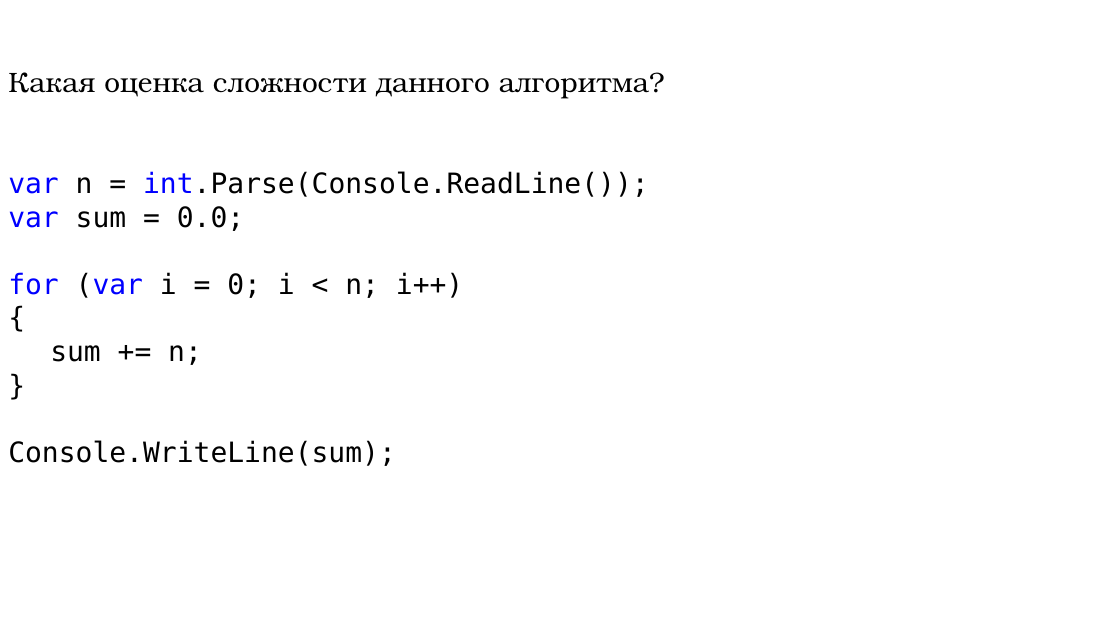
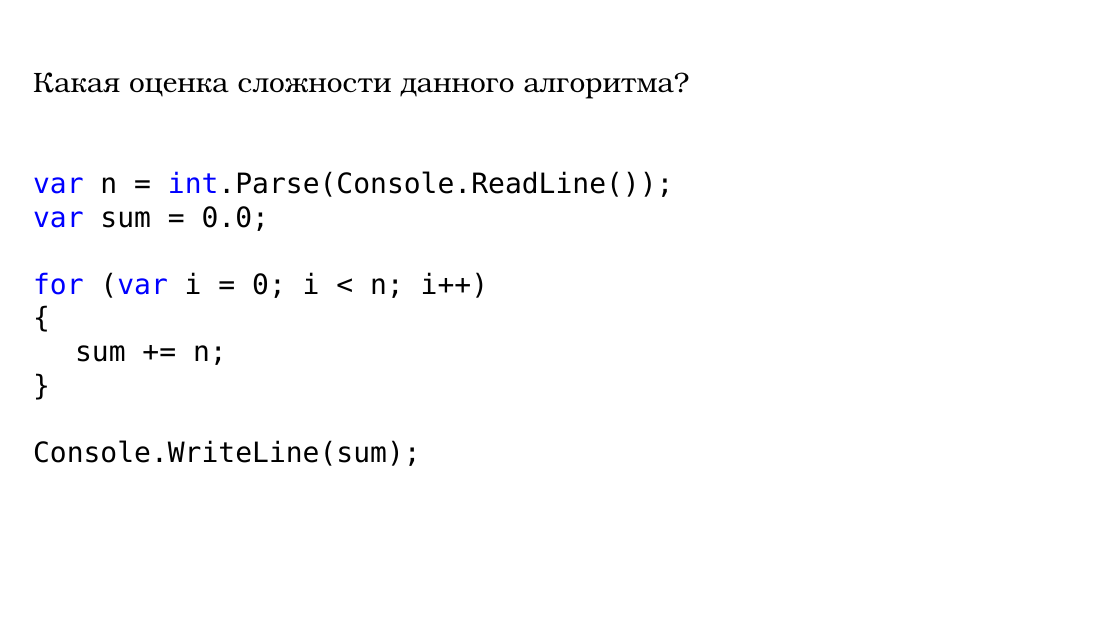
Before and after one commit to DaniilKlyukin/ITiP-1, a slide deck: slide 16 of Лекции/ИТиП лек 4 (лр 4).pptx. Drawn at 1120x630 pixels with LibreOffice and Linux fonts; fonts in the diff are those of the drawing. Boxes give left, top, right and bottom in pixels: in the first picture for what was removed or moved away, otherwise in the second. Text is boxed around its words. In the diff, an @@ line names an element or a change of style, - is before the commit and + after.

```diff
--- a/Лекции/ИТиП лек 4 (лр 4).pptx
+++ b/Лекции/ИТиП лек 4 (лр 4).pptx
@@ text "Какая оценка сложности данного алгоритма?": place and size @@
-text "Какая оценка сложности данного алгоритма?" at (8, 72, 649, 466)
+text "Какая оценка сложности данного алгоритма?" at (33, 72, 674, 466)
```
Also in this commit, not shown: 7 other slides changed, 1 other file.
